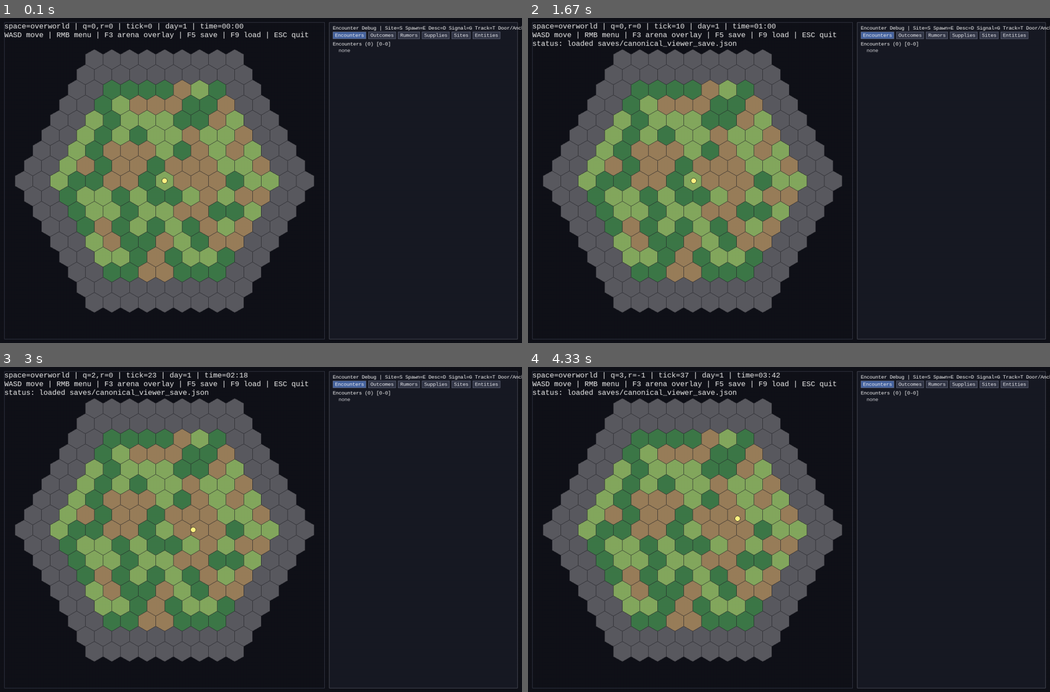
Above: before the commit, frames 1-4 (two rows, left to right).
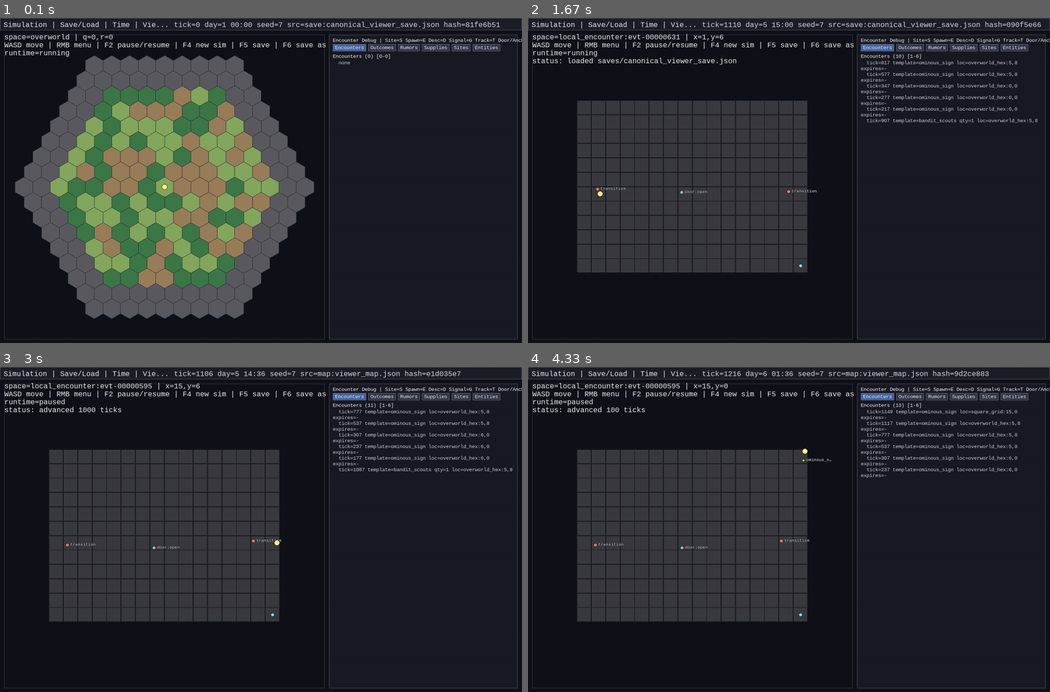
Above: after the commit, the same moments.

Repository: 7seasdotnet/Hexcrawler2
Game: pygame game, started from src/hexcrawler/__main__.py
Two runs of this game, one before a commit and one after it. Both use one fixed random seed, a clock stepped at 60 frames per second and the inputs below.
Inputs:
- Up to frame 1 (0.1 s): no input
- Up to frame 2 (1.67 s): tap 2 at 0.33 s; tap 3 at 0.67 s; hold F5 1-1.47 s; hold D 1-1.47 s; hold F9 from 1.55 s (still down); hold D from 1.55 s (still down)
- Up to frame 3 (3 s): tap 1 at 1.7 s; release F9 at 2.02 s; release D at 2.02 s; hold F4 2.1-2.57 s; hold D 2.1-2.57 s; tap 2 at 2.25 s; hold F2 from 2.65 s (still down); hold D from 2.65 s (still down); tap 3 at 2.8 s
- Up to frame 4 (4.33 s): release F2 at 3.12 s; release D at 3.12 s; hold D 3.2-3.67 s; tap 1 at 3.35 s; hold W 3.75-4.22 s; tap 2 at 3.9 s; hold D from 4.3 s (still down)

The runs differ from the first frame. In frame 1, 15% of the frame differs, in the area x 0-100%, y 0-93%; in frame 2, 39%; in frame 3, 39%; in frame 4, 39%, in the area x 0-100%, y 0-91%.

Commit message:
Harden viewer runtime replacement and seed determinism tests

Diff:
--- a/src/hexcrawler/cli/pygame_viewer.py
+++ b/src/hexcrawler/cli/pygame_viewer.py
@@ -50,6 +50,7 @@
 PANEL_WIDTH = 520
 VIEWPORT_MARGIN = 12
 PANEL_MARGIN = 12
+TOP_BAR_HEIGHT = 34
 SIM_TICK_SECONDS = 0.10
 PLAYER_ID = "scout"
 
@@ -289,6 +290,63 @@
         self.sim.advance_ticks(1)
 
 
+@dataclass
+class ViewerRuntimeState:
+    sim: Simulation
+    map_path: str
+    with_encounters: bool
+    current_save_path: str
+    paused: bool = False
+    last_loaded_identity: str | None = None
+
+
+class ViewerRuntimeController:
+    """Runtime control surface adapter; uses canonical init/save/load/advance pathways."""
+
+    def __init__(self, state: ViewerRuntimeState, *, entity_id: str = PLAYER_ID) -> None:
+        self.state = state
+        self.entity_id = entity_id
+        self.controller = SimulationController(sim=state.sim, entity_id=entity_id)
+
+    @property
+    def sim(self) -> Simulation:
+        return self.state.sim
+
+    def replace_simulation(self, sim: Simulation, *, identity: str | None = None) -> None:
+        self.state.sim = sim
+        self.controller.sim = sim
+        if identity is not None:
+            self.state.last_loaded_identity = identity
+
+    def new_simulation(self, *, map_path: str | None = None, seed: int | None = None) -> Simulation:
+        next_map = map_path if map_path is not None else self.state.map_path
+        next_seed = self.state.sim.seed if seed is None else int(seed)
+        sim = _build_viewer_simulation(next_map, with_encounters=self.state.with_encounters, seed=next_seed)
+        self.state.map_path = next_map
+        self.replace_simulation(sim, identity=f"map:{Path(next_map).name}")
+        return sim
+
+    def load_simulation(self, path: str) -> Simulation:
+        sim = _load_viewer_simulation(path, with_encounters=self.state.with_encounters)
+        self.replace_simulation(sim, identity=f"save:{Path(path).name}")
+        self.state.current_save_path = path
+        return sim
+
+    def save_simulation(self, path: str | None = None) -> str:
+        target_path = path if path is not None else self.state.current_save_path
+        _save_viewer_simulation(self.state.sim, target_path)
+        self.state.current_save_path = target_path
+        self.state.last_loaded_identity = f"save:{Path(target_path).name}"
+        return target_path
+
+    def advance_ticks(self, tick_count: int) -> None:
+        self.state.sim.advance_ticks(int(tick_count))
+
+    def toggle_pause(self) -> bool:
+        self.state.paused = not self.state.paused
+        return self.state.paused
+
+
 @dataclass(frozen=True)
 class RenderEntitySnapshot:
     x: float
@@ -421,12 +479,14 @@
 def _viewport_rect() -> pygame.Rect:
     panel_x = WINDOW_SIZE[0] - PANEL_WIDTH - PANEL_MARGIN
     width = panel_x - (VIEWPORT_MARGIN * 2)
-    return pygame.Rect(VIEWPORT_MARGIN, VIEWPORT_MARGIN, width, WINDOW_SIZE[1] - (VIEWPORT_MARGIN * 2))
+    top = VIEWPORT_MARGIN + TOP_BAR_HEIGHT
+    return pygame.Rect(VIEWPORT_MARGIN, top, width, WINDOW_SIZE[1] - top - VIEWPORT_MARGIN)
 
 
 def _panel_rect() -> pygame.Rect:
     panel_x = WINDOW_SIZE[0] - PANEL_WIDTH - PANEL_MARGIN
-    return pygame.Rect(panel_x, PANEL_MARGIN, PANEL_WIDTH, WINDOW_SIZE[1] - (PANEL_MARGIN * 2))
+    top = PANEL_MARGIN + TOP_BAR_HEIGHT
+    return pygame.Rect(panel_x, top, PANEL_WIDTH, WINDOW_SIZE[1] - top - PANEL_MARGIN)
 
 
 def _local_space_square_bounds(active_space: Any) -> tuple[float, float, float, float] | None:
@@ -930,12 +990,41 @@
     screen.set_clip(old_clip)
 
 
+def _draw_top_control_bar(
+    screen: pygame.Surface,
+    sim: Simulation,
+    font: pygame.font.Font,
+    runtime_state: ViewerRuntimeState,
+) -> None:
+    bar_rect = pygame.Rect(0, 0, WINDOW_SIZE[0], TOP_BAR_HEIGHT)
+    pygame.draw.rect(screen, (28, 30, 40), bar_rect)
+    pygame.draw.rect(screen, (95, 98, 110), bar_rect, 1)
+
+    ticks_per_day = sim.get_ticks_per_day()
+    day_display = sim.get_day_index() + 1
+    tick_in_day = sim.get_tick_in_day()
+    hours = (tick_in_day * 24) // ticks_per_day
+    minutes = ((tick_in_day * 24 * 60) // ticks_per_day) % 60
+    hash_suffix = simulation_hash(sim)[-8:]
+    identity = runtime_state.last_loaded_identity or f"map:{Path(runtime_state.map_path).name}"
+    metadata_text = (
+        f"tick={sim.state.tick} day={day_display} {hours:02d}:{minutes:02d} "
+        f"seed={sim.seed} src={identity} hash={hash_suffix}"
+    )
+    sections_text = "Simulation | Save/Load | Time | View | Debug"
+    left_label = _truncate_text_to_pixel_width(sections_text, font, 460)
+    right_label = _truncate_text_to_pixel_width(metadata_text, font, WINDOW_SIZE[0] - 490)
+    screen.blit(font.render(left_label, True, (235, 235, 240)), (10, 8))
+    screen.blit(font.render(right_label, True, (220, 220, 225)), (480, 8))
+
+
 def _draw_hud(
     screen: pygame.Surface,
     sim: Simulation,
     font: pygame.font.Font,
     status_message: str | None,
     hover_message: str | None,
+    runtime_state: ViewerRuntimeState,
 ) -> None:
     entity = sim.state.entities[PLAYER_ID]
     active_space = sim.state.world.spaces.get(entity.space_id)
@@ -943,28 +1032,21 @@
         coord_text = f"x={math.floor(entity.position_x)},y={math.floor(entity.position_y)}"
     else:
         coord_text = f"q={entity.hex_coord.q},r={entity.hex_coord.r}"
-    ticks_per_day = sim.get_ticks_per_day()
-    day_display = sim.get_day_index() + 1
-    tick_in_day = sim.get_tick_in_day()
-    hours = (tick_in_day * 24) // ticks_per_day
-    minutes = ((tick_in_day * 24 * 60) // ticks_per_day) % 60
-    context_line = (
-        f"space={entity.space_id} | {coord_text} | tick={sim.state.tick} | "
-        f"day={day_display} | time={hours:02d}:{minutes:02d}"
-    )
+    context_line = f"space={entity.space_id} | {coord_text}"
     lines = [
         context_line,
-        "WASD move | RMB menu | F3 arena overlay | F5 save | F9 load | ESC quit",
+        "WASD move | RMB menu | F2 pause/resume | F4 new sim | F5 save | F6 save as | F8/F9 load | 1/2/3 advance | ESC quit",
+        f"runtime={'paused' if runtime_state.paused else 'running'}",
     ]
     if status_message:
         lines.append(f"status: {status_message}")
     if hover_message:
         lines.append(hover_message)
-    y = 12
+    y = TOP_BAR_HEIGHT + 8
     for line in lines:
         surface = font.render(line, True, (240, 240, 240))
         screen.blit(surface, (12, y))
-        y += 24
+        y += 22
 
 
 def _active_local_arena_template_id(sim: Simulation, active_space_id: str, active_space: Any) -> str:
@@ -1656,9 +1738,9 @@
     sim.register_rule_module(GroupMovementModule())
 
 
-def _build_viewer_simulation(map_path: str, *, with_encounters: bool) -> Simulation:
+def _build_viewer_simulation(map_path: str, *, with_encounters: bool, seed: int = 7) -> Simulation:
     world = load_world_json(map_path)
-    sim = Simulation(world=world, seed=7)
+    sim = Simulation(world=world, seed=seed)
     if with_encounters:
         _register_encounter_modules(sim)
     sim.add_entity(EntityState.from_hex(entity_id=PLAYER_ID, hex_coord=HexCoord(0, 0), speed_per_tick=0.22))
@@ -1742,7 +1824,15 @@
         pygame_module.quit()
         return 1
 
-    controller = SimulationController(sim=sim, entity_id=PLAYER_ID)
+    runtime_state = ViewerRuntimeState(
+        sim=sim,
+        map_path=map_path,
+        with_encounters=with_encounters,
+        current_save_path=load_save or save_path,
+        last_loaded_identity=f"save:{Path(load_save).name}" if load_save else f"map:{Path(map_path).name}",
+    )
+    runtime_controller = ViewerRuntimeController(runtime_state, entity_id=PLAYER_ID)
+    controller = runtime_controller.controller
 
     try:
         pygame_module.display.set_caption("Hexcrawler Phase 5G Viewer")
@@ -1760,7 +1850,7 @@
     print(f"[hexcrawler.viewer] display initialized: {driver_name}, window size={WINDOW_SIZE}")
 
     if headless:
-        controller.tick_once()
+        runtime_controller.advance_ticks(1)
         pygame_module.quit()
         return 0
 
@@ -1776,8 +1866,7 @@
     def load_simulation_from_path(path_value: str) -> bool:
         nonlocal sim, context_menu, previous_snapshot, current_snapshot, last_tick_time, status_message
         try:
-            sim = _load_viewer_simulation(path_value, with_encounters=with_encounters)
-            controller.sim = sim
+            sim = runtime_controller.load_simulation(path_value)
             previous_snapshot = extract_render_snapshot(sim)
             current_snapshot = previous_snapshot
             last_tick_time = pygame_module.time.get_ticks() / 1000.0
@@ -1920,17 +2009,46 @@
                 running = False
             elif event.type == pygame_module.KEYDOWN and event.key == pygame_module.K_ESCAPE:
                 running = False
+            elif event.type == pygame_module.KEYDOWN and event.key == pygame_module.K_F2:
+                paused = runtime_controller.toggle_pause()
+                status_message = f"simulation {'paused' if paused else 'running'}"
+            elif event.type == pygame_module.KEYDOWN and event.key == pygame_module.K_F4:
+                sim = runtime_controller.new_simulation(map_path=runtime_state.map_path, seed=runtime_state.sim.seed)
+                previous_snapshot = extract_render_snapshot(sim)
+                current_snapshot = previous_snapshot
+                last_tick_time = pygame_module.time.get_ticks() / 1000.0
+                status_message = f"new simulation map={runtime_state.map_path} seed={sim.seed}"
             elif event.type == pygame_module.KEYDOWN and event.key == pygame_module.K_F5:
-                _save_viewer_simulation(sim, save_path)
-                push_recent_save(save_path)
-                status_message = f"saved {save_path}"
-            elif event.type == pygame_module.KEYDOWN and event.key == pygame_module.K_F9:
-                load_target = load_save if load_save else save_path
+                saved_path = runtime_controller.save_simulation()
+                push_recent_save(saved_path)
+                status_message = f"saved {saved_path}"
+            elif event.type == pygame_module.KEYDOWN and event.key == pygame_module.K_F6:
+                save_as_path = str(Path(runtime_state.current_save_path).with_name(f"{Path(runtime_state.current_save_path).stem}_save_as.json"))
+                saved_path = runtime_controller.save_simulation(save_as_path)
+                push_recent_save(saved_path)
+                status_message = f"saved as {saved_path}"
+            elif event.type == pygame_module.KEYDOWN and event.key in (pygame_module.K_F8, pygame_module.K_F9):
+                load_target = runtime_state.current_save_path
                 if load_target and Path(load_target).exists():
                     load_simulation_from_path(load_target)
                 else:
                     status_message = f"load failed: file not found ({load_target})"
                     print(f"[hexcrawler.viewer] load skipped; file not found path={load_target}")
+            elif event.type == pygame_module.KEYDOWN and event.key == pygame_module.K_1:
+                runtime_controller.advance_ticks(10)
+                previous_snapshot = extract_render_snapshot(sim)
+                current_snapshot = previous_snapshot
+                status_message = "advanced 10 ticks"
+            elif event.type == pygame_module.KEYDOWN and event.key == pygame_module.K_2:
+                runtime_controller.advance_ticks(100)
+                previous_snapshot = extract_render_snapshot(sim)
+                current_snapshot = previous_snapshot
+                status_message = "advanced 100 ticks"
+            elif event.type == pygame_module.KEYDOWN and event.key == pygame_module.K_3:
+                runtime_controller.advance_ticks(1000)
+                previous_snapshot = extract_render_snapshot(sim)
+                current_snapshot = previous_snapshot
+                status_message = "advanced 1000 ticks"
             elif event.type == pygame_module.KEYDOWN and event.key == pygame_module.K_F3:
                 show_local_arena_overlay = not show_local_arena_overlay
                 status_message = f"local arena overlay {'on' if show_local_arena_overlay else 'off'}"
@@ -2047,10 +2165,11 @@
         controller.set_move_vector(move_x, move_y)
 
         while accumulator >= SIM_TICK_SECONDS:
-            previous_snapshot = current_snapshot
-            controller.tick_once()
-            current_snapshot = extract_render_snapshot(sim)
-            last_tick_time = pygame_module.time.get_ticks() / 1000.0
+            if not runtime_state.paused:
+                previous_snapshot = current_snapshot
+                runtime_controller.advance_ticks(1)
+                current_snapshot = extract_render_snapshot(sim)
+                last_tick_time = pygame_module.time.get_ticks() / 1000.0
             accumulator -= SIM_TICK_SECONDS
 
         now_seconds = pygame_module.time.get_ticks() / 1000.0
@@ -2086,7 +2205,8 @@
                 _draw_entity(screen, interpolated[0], interpolated[1], world_center, world_zoom_scale, clip_rect=viewport_rect)
             else:
                 _draw_spawned_entity(screen, interpolated[0], interpolated[1], world_center, world_zoom_scale, clip_rect=viewport_rect)
-        _draw_hud(screen, sim, font, status_message, hover_message)
+        _draw_top_control_bar(screen, sim, font, runtime_state)
+        _draw_hud(screen, sim, font, status_message, hover_message, runtime_state)
         if show_local_arena_overlay:
             _draw_local_arena_overlay(screen, sim, world_center, marker_font, world_zoom_scale, clip_rect=viewport_rect)
         panel_section_rects, panel_section_counts = _draw_encounter_debug_panel(
--- a/tests/test_pygame_viewer_cli.py
+++ b/tests/test_pygame_viewer_cli.py
@@ -6,6 +6,8 @@
     PLAYER_ID,
     RumorPanelState,
     SimulationController,
+    ViewerRuntimeController,
+    ViewerRuntimeState,
     _consume_rumor_outcome,
     _refresh_rumor_query,
     _build_parser,
@@ -346,3 +348,140 @@
 
     assert marker is not None
     assert marker.marker_id == "site:site-alpha"
+
+
+def test_viewer_runtime_controller_new_simulation_replaces_state_deterministically() -> None:
+    sim = _build_viewer_simulation("content/examples/basic_map.json", with_encounters=False, seed=42)
+    state = ViewerRuntimeState(
+        sim=sim,
+        map_path="content/examples/basic_map.json",
+        with_encounters=False,
+        current_save_path="saves/session_save.json",
+    )
+    runtime = ViewerRuntimeController(state)
+
+    original_hash = simulation_hash(state.sim)
+    runtime.advance_ticks(17)
+    runtime.new_simulation(seed=42)
+
+    assert state.sim.state.tick == 0
+    assert state.sim.seed == 42
+    assert simulation_hash(state.sim) == original_hash
+
+
+def test_viewer_runtime_controller_load_replaces_state(tmp_path: Path) -> None:
+    baseline = _build_viewer_simulation("content/examples/basic_map.json", with_encounters=True, seed=13)
+    baseline.advance_ticks(12)
+    save_path = tmp_path / "runtime_load.json"
+    _save_viewer_simulation(baseline, str(save_path))
+
+    current = _build_viewer_simulation("content/examples/basic_map.json", with_encounters=False, seed=99)
+    state = ViewerRuntimeState(
+        sim=current,
+        map_path="content/examples/basic_map.json",
+        with_encounters=True,
+        current_save_path=str(save_path),
+    )
+    runtime = ViewerRuntimeController(state)
+
+    loaded = runtime.load_simulation(str(save_path))
+
+    assert state.sim is loaded
+    assert loaded.state.tick == 12
+    assert simulation_hash(loaded) == simulation_hash(baseline)
+
+
+def test_viewer_runtime_controller_save_uses_canonical_path(tmp_path: Path) -> None:
+    sim = _build_viewer_simulation("content/examples/basic_map.json", with_encounters=False, seed=5)
+    sim.advance_ticks(3)
+    save_path = tmp_path / "runtime_save.json"
+    state = ViewerRuntimeState(
+        sim=sim,
+        map_path="content/examples/basic_map.json",
+        with_encounters=False,
+        current_save_path=str(save_path),
+    )
+    runtime = ViewerRuntimeController(state)
+
+    written_path = runtime.save_simulation()
+    loaded = _load_viewer_simulation(written_path, with_encounters=False)
+
+    assert written_path == str(save_path)
+    assert loaded.state.tick == sim.state.tick
+    assert simulation_hash(loaded) == simulation_hash(sim)
+
+
+def test_viewer_runtime_controller_advance_controls_apply_expected_tick_deltas() -> None:
+    sim = _build_viewer_simulation("content/examples/basic_map.json", with_encounters=False)
+    state = ViewerRuntimeState(
+        sim=sim,
+        map_path="content/examples/basic_map.json",
+        with_encounters=False,
+        current_save_path="saves/session_save.json",
+    )
+    runtime = ViewerRuntimeController(state)
+
+    runtime.advance_ticks(10)
+    runtime.advance_ticks(100)
+    runtime.advance_ticks(1000)
+
+    assert state.sim.state.tick == 1110
+
+
+def test_viewer_runtime_controller_pause_resume_toggle() -> None:
+    sim = _build_viewer_simulation("content/examples/basic_map.json", with_encounters=False)
+    state = ViewerRuntimeState(
+        sim=sim,
+        map_path="content/examples/basic_map.json",
+        with_encounters=False,
+        current_save_path="saves/session_save.json",
+    )
+    runtime = ViewerRuntimeController(state)
+
+    assert state.paused is False
+    assert runtime.toggle_pause() is True
+    assert state.paused is True
+    assert runtime.toggle_pause() is False
+    assert state.paused is False
+
+
+def test_viewer_runtime_controller_replacement_updates_command_adapter_reference() -> None:
+    sim_a = _build_viewer_simulation("content/examples/basic_map.json", with_encounters=False, seed=7)
+    state = ViewerRuntimeState(
+        sim=sim_a,
+        map_path="content/examples/basic_map.json",
+        with_encounters=False,
+        current_save_path="saves/session_save.json",
+    )
+    runtime = ViewerRuntimeController(state)
+
+    sim_b = runtime.new_simulation(seed=11)
+    runtime.controller.set_move_vector(0.25, -0.75)
+
+    assert state.sim is sim_b
+    assert runtime.controller.sim is sim_b
+    assert sim_b.input_log[-1].params == {"x": 0.25, "y": -0.75}
+    assert sim_a.input_log == []
+
+
+def test_viewer_runtime_controller_new_simulation_same_seed_and_commands_is_deterministic() -> None:
+    sim = _build_viewer_simulation("content/examples/basic_map.json", with_encounters=False, seed=123)
+    state = ViewerRuntimeState(
+        sim=sim,
+        map_path="content/examples/basic_map.json",
+        with_encounters=False,
+        current_save_path="saves/session_save.json",
+    )
+    runtime = ViewerRuntimeController(state)
+
+    runtime.new_simulation(seed=222)
+    runtime.controller.set_move_vector(1.0, 0.0)
+    runtime.advance_ticks(5)
+    first_hash = simulation_hash(runtime.sim)
+
+    runtime.new_simulation(seed=222)
+    runtime.controller.set_move_vector(1.0, 0.0)
+    runtime.advance_ticks(5)
+    second_hash = simulation_hash(runtime.sim)
+
+    assert first_hash == second_hash
Not shown, changed: docs/STATUS.md
